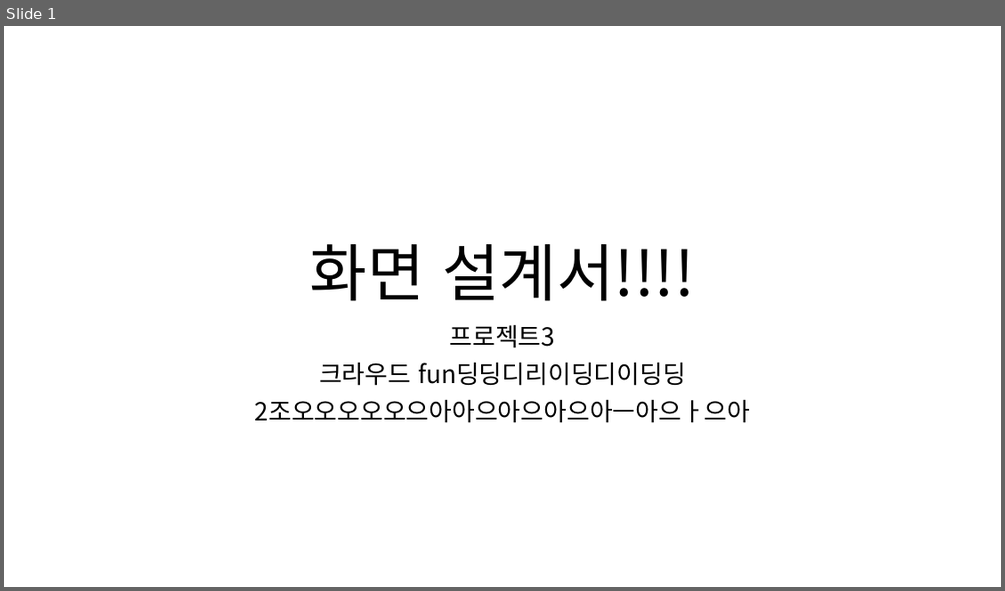
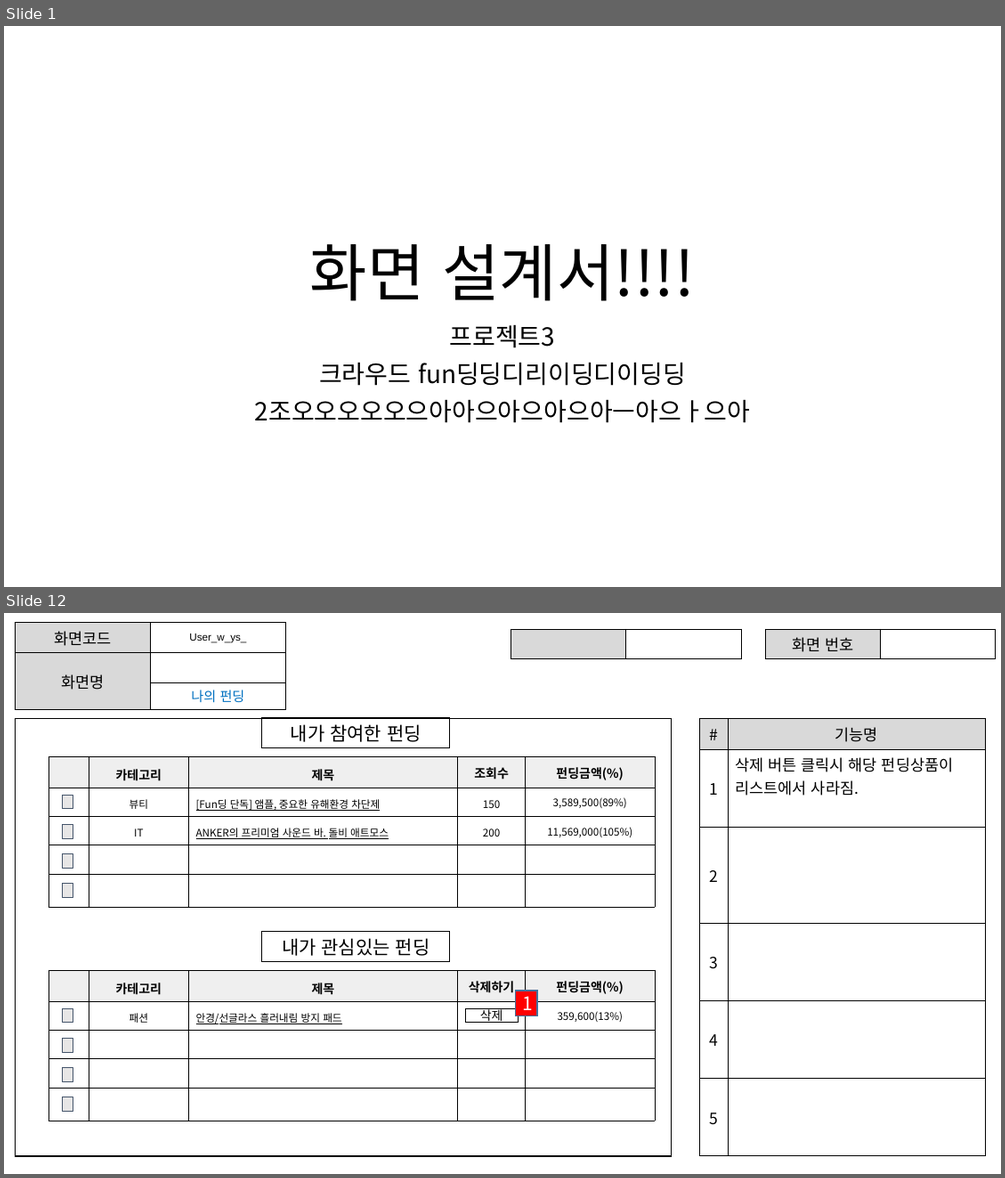
Before and after one commit to ezenteam2/EzenCrowdFunding, a slide deck: project03 화면설계서/project03 - 화면 설계서 - 용승.pptx. Shown one above the other, each under a label of ours: slide 1 before the commit, slides 1 and 12 after it; the slides between them are not shown. The pictures are 1005x591 and 1005x1178 pixels, drawn with LibreOffice and Linux fonts; fonts in the diff are those of the drawing. Boxes give left, top, right and bottom in pixels: in the first picture for what was removed or moved away, otherwise in the second. Text is boxed around its words. In the diff, an @@ line names an element or a change of style, - is before the commit and + after.

Commit message:
용승이 화면설계 진행중>3<

```diff
--- a/project03 화면설계서/project03 - 화면 설계서 - 용승.pptx
+++ b/project03 화면설계서/project03 - 화면 설계서 - 용승.pptx
@@ slide 12 added at <box>4,613,1001,1174</box>, background #FFFFFF @@
@@ table added at <box>15,623,285,706</box>, 3 rows, 2 columns @@
+화면코드 | User_w_ys_
+화면명 | 
+ | 나의 펀딩
@@ table added at <box>511,629,741,656</box>, 1 rows, 2 columns @@
+ | 
@@ table added at <box>765,629,995,656</box>, 1 rows, 2 columns @@
+화면 번호 | 
@@ rectangle added at <box>15,718,671,1156</box>, fill #FFFFFF, outline #000000 1 pt @@
@@ rectangle added at <box>262,718,450,747</box>, outline #000000 0.75 pt, 18 pt, text #000000 @@
+내가 참여한 펀딩
@@ table added at <box>700,718,985,1156</box>, 6 rows, 2 columns @@
+# | 기능명
+1 | 삭제 버튼 클릭시 해당 펀딩상품이 리스트에서 사라짐.
+2 | 
+3 | 
+4 | 
+5 | 
@@ table added at <box>48,756,655,907</box>, 5 rows, 5 columns @@
+ | 카테고리 | 제목 | 조회수 | 펀딩금액(%)
+ | 뷰티 | [Fun딩 단독] 앰플, 중요한 유해환경 차단제 | 150 | 3,589,500(89%)
+ | IT | ANKER의 프리미엄 사운드 바. 돌비 애트모스 | 200 | 11,569,000(105%)
+ |  |  |  | 
+ |  |  |  | 
@@ rectangle added at <box>63,795,73,808</box>, fill #E7E6E6, outline #44546A 0.75 pt @@
@@ rectangle added at <box>63,825,73,838</box>, fill #E7E6E6, outline #44546A 0.75 pt @@
@@ rectangle added at <box>63,854,73,868</box>, fill #E7E6E6, outline #44546A 0.75 pt @@
@@ rectangle added at <box>63,884,73,897</box>, fill #E7E6E6, outline #44546A 0.75 pt @@
@@ rectangle added at <box>262,932,450,962</box>, outline #000000 0.75 pt, 18 pt, text #000000 @@
+내가 관심있는 펀딩
@@ table added at <box>48,970,655,1120</box>, 5 rows, 5 columns @@
+ | 카테고리 | 제목 | 삭제하기 | 펀딩금액(%)
+ | 패션 | 안경/선글라스 흘러내림 방지 패드 |  | 359,600(13%)
+ |  |  |  | 
+ |  |  |  | 
+ |  |  |  | 
@@ rectangle added at <box>63,1008,73,1022</box>, fill #E7E6E6, outline #44546A 0.75 pt @@
@@ rectangle added at <box>465,1008,518,1022</box>, outline #000000 1 pt, 12 pt, text #000000 @@
+삭제
@@ rectangle added at <box>516,990,538,1016</box>, fill #FF0000, outline #43739E 1 pt, 18 pt, text #FFFFFF @@
+1
@@ rectangle added at <box>63,1038,73,1052</box>, fill #E7E6E6, outline #44546A 0.75 pt @@
@@ rectangle added at <box>63,1068,73,1081</box>, fill #E7E6E6, outline #44546A 0.75 pt @@
@@ rectangle added at <box>63,1097,73,1111</box>, fill #E7E6E6, outline #44546A 0.75 pt @@
```
Also in this commit, not shown: 2 slides changed, 9 other slides added, 2 other files.
